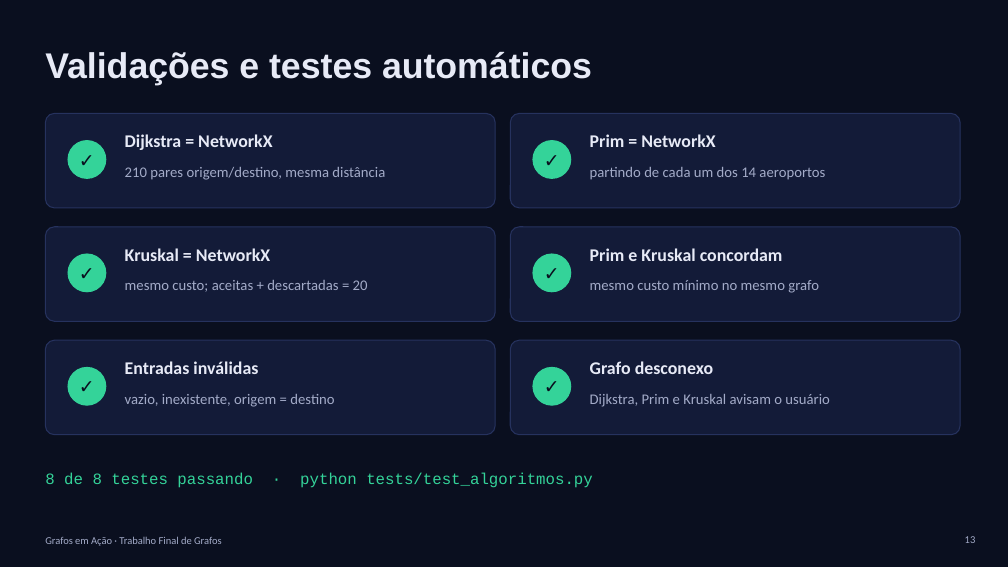
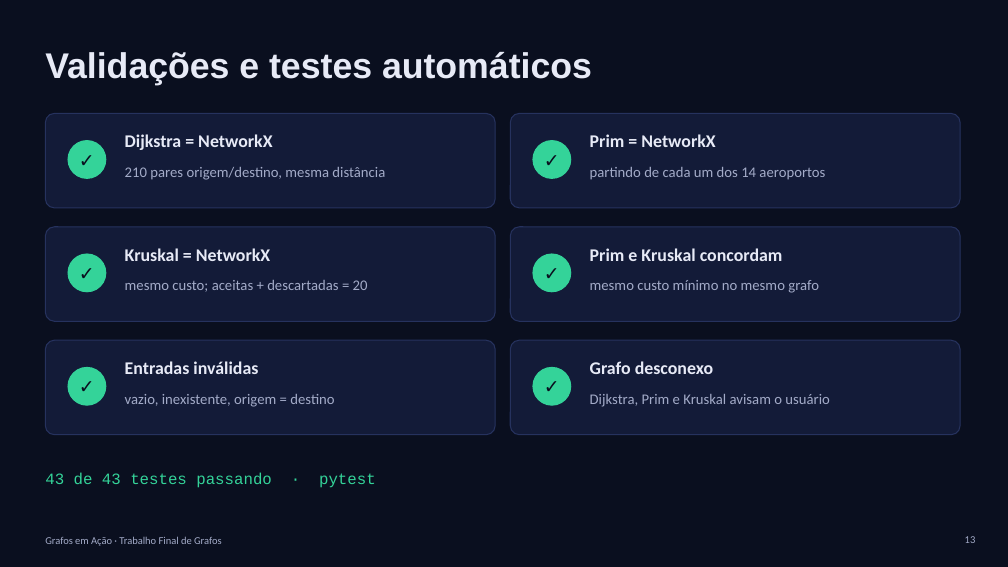
Before and after one commit to Martonidaz/Grafos-em-Acao, a slide deck: slide 13 of docs/Grafos_em_Acao_Apresentacao.pptx. Drawn at 1008x567 pixels with LibreOffice and Linux fonts; fonts in the diff are those of the drawing. Boxes give left, top, right and bottom in pixels: in the first picture for what was removed or moved away, otherwise in the second. Text is boxed around its words. In the diff, an @@ line names an element or a change of style, - is before the commit and + after.

Commit message:
Atualiza a apresentação com os dados reais
Slides 3, 5, 7, 12, 13 e 15: critério do peso (rota de carro no Google
Maps), avisos sem "demonstrativo", novos resultados (Dijkstra 17,88 km
Cabelinha -> Vila Passos -> Centro -> Shopping -> Aldo Nassif; Kruskal
28.022 m, economia de 37.696 m / 57%), 43 testes com pytest e a
referência da Buser trocada pelo Google Maps.

Capturas novas (com o player dentro do cartão do grafo) nos slides 5, 7,
8 e 9, encaixadas sem distorcer; docs/capturas atualizado para o README.

```diff
--- a/docs/Grafos_em_Acao_Apresentacao.pptx
+++ b/docs/Grafos_em_Acao_Apresentacao.pptx
@@ text at (x1=45, y1=472, x2=376, y2=488): text changed @@
-8 de 8 testes passando · python tests/test_algoritmos.py
+43 de 43 testes passando · pytest
```
Also in this commit, not shown: 7 other slides changed, 2 other files.
